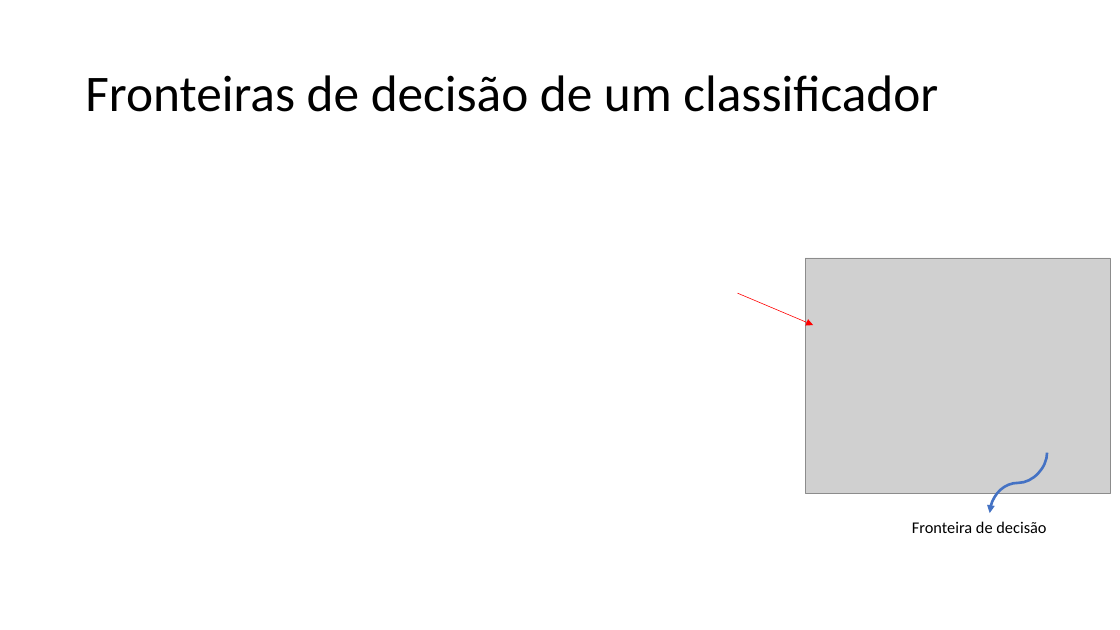
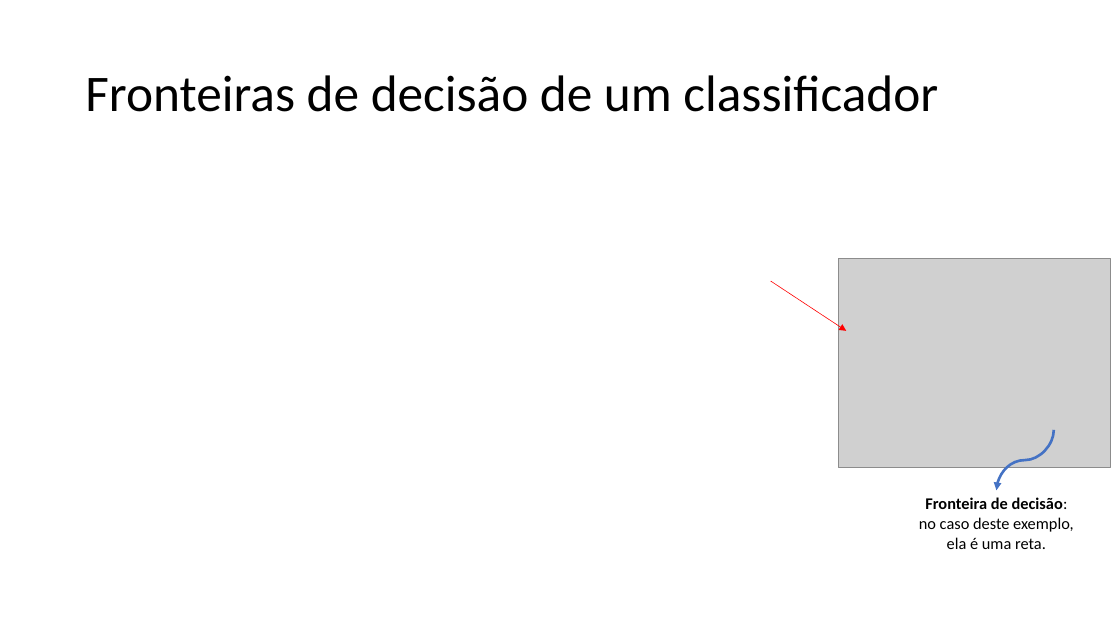
Before and after one commit to zz4fap/t320_aprendizado_de_maquina, a slide deck: slide 15 of slides/T320_Classificação (Parte I).pptx. Drawn at 1120x630 pixels with LibreOffice and Linux fonts; fonts in the diff are those of the drawing; grey boxes stand for pictures. Boxes give left, top, right and bottom in pixels: in the first picture for what was removed or moved away, otherwise in the second. Text is boxed around its words. In the diff, an @@ line names an element or a change of style, - is before the commit and + after.

```diff
--- a/slides/T320_Classificação (Parte I).pptx
+++ b/slides/T320_Classificação (Parte I).pptx
@@ picture: place and size @@
-picture at bbox=[805, 258, 1110, 493]
+picture at bbox=[839, 258, 1111, 467]
@@ arrow moved from (738, 293) - (813, 325) to (770, 281) - (846, 331) @@
@@ curved arrow moved from (1048, 453) - (990, 513) to (1054, 430) - (996, 491) @@
@@ text at bbox=[919, 497, 1074, 549]: text changed @@
-Fronteira de decisão
+Fronteira de decisão: no caso deste exemplo, ela é uma reta.
```
Also in this commit, not shown: 7 other slides changed, 1 other file.
